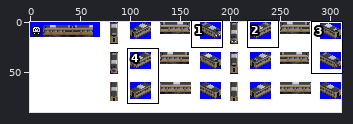
Sprite sheet: src/LRT/gimpo_goldline/GIMPO_1K.png. The first picture is a wide view before the edit; the outline marks the close-up.
Close-up. Before:
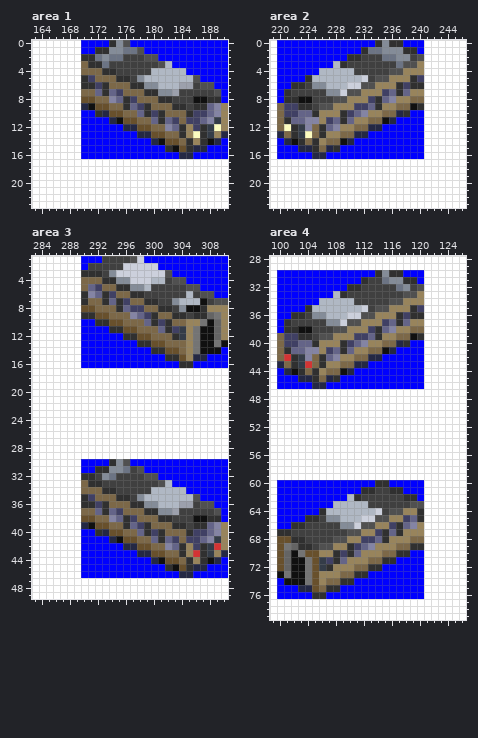
The file is 311x90 pixels. Colours within 5 levels of each other are drawn and written as one. Shown: area 1: x 163..190, y 0..23; area 2: x 219..246, y 0..23; area 3: x 283..310, y 1..49; area 4: x 99..126, y 28..79. The commit also changed other parts of the picture, which this record leaves out.
The same view after the edit:
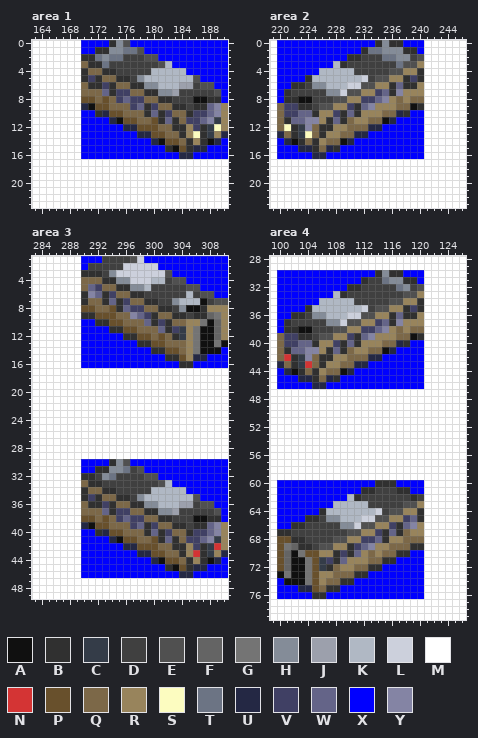
Palette (. is transparent): A #101010  B #303030  C #343c48  D #404040  E #505050  F #646464  G #747474  H #848c98  J #9ca0ac  K #b0b8c4  L #ccd0dc  M #ffffff  N #d43434  P #68502c  Q #7c6848  R #98845c  S #fcfcc0  T #6c7484  U #242844  V #404064  W #646488  X #0000ff  Y #8484a4
Difference:
Area 1:
y 4: x 170 Q -> B
y 5: x 172 Q -> B
y 6: x 170 B -> Q; x 172..174 VBQ -> BVB
y 7: x 172..174 WBW -> QWB; x 176 Q -> V
y 8: x 173..176 QYWB -> PQVW; x 178 Q -> V
y 9: x 176..178 BWV -> QVW; x 180 Q -> V
y 10: x 178 W -> Q; x 180 V -> W; x 182 Q -> V
y 11: x 180 W -> P; x 183 V -> B
y 12: x 180 Q -> P; x 182..183 YW -> QB
Area 2:
y 4: x 240 R -> B
y 5: x 238..240 RBV -> BVB
y 6: x 236..238 RBV -> BWB; x 240 B -> R
y 7: x 234..238 RVWBW -> VWBYR
y 8: x 232 R -> V; x 234..237 BWYR -> WYRQ
y 9: x 230..234 RVVWB -> VBWYR
y 10: x 228 R -> V; x 230..232 VWY -> WBR
y 11: x 227 V -> B; x 230 W -> Q
y 12: x 227..228 WY -> BR; x 230 R -> Q
Area 3:
y 8..9: x 294 Q -> P
y 12: x 301 Q -> P
y 34: x 290 Q -> B
y 35: x 292 Q -> B
y 36: x 290 B -> Q; x 292..294 VBQ -> BVB
y 37: x 292..294 WBW -> QWB; x 296 Q -> V
y 38: x 293..296 QYWB -> PQVW; x 298 Q -> V
y 39: x 296..298 BWV -> QVW; x 300 Q -> V
y 40: x 298 W -> Q; x 300 V -> W; x 302 Q -> V
y 41: x 300 W -> P; x 303 V -> B
y 42: x 300 Q -> P; x 302..303 YW -> QB
Area 4:
y 34: x 120 R -> B
y 35: x 118..120 RBV -> BVB
y 36: x 116..118 RBV -> BWB; x 120 B -> R
y 37: x 114..118 RVWBW -> VWBYR
y 38: x 112 R -> V; x 114..117 BWYR -> WYRQ
y 39: x 110..114 RVVWB -> VBWYR
y 40: x 108 R -> V; x 110..112 VWY -> WBR
y 41: x 107 V -> B; x 110 W -> Q
y 42: x 107..108 WY -> BR; x 110 R -> Q
y 60: x 116 X -> B
y 61: x 116 B -> D; x 118 X -> B
y 62: x 118 B -> D; x 120 X -> D
y 63: x 118 D -> E; x 120 E -> R
y 67..68: x 118 R -> Q
y 69: x 116 R -> Q
y 70: x 113 R -> Q
y 72..73: x 108 R -> Q
Boxes around the changes in both close-ups, in picture pixels (x1, y1, x2, y2):
changed: (81, 68, 179, 131)
changed: (326, 68, 424, 131)
changed: (109, 305, 116, 319)
changed: (158, 333, 165, 340)
changed: (81, 487, 179, 550)
changed: (326, 298, 424, 361)
changed: (389, 480, 424, 508)
changed: (333, 529, 410, 578)
